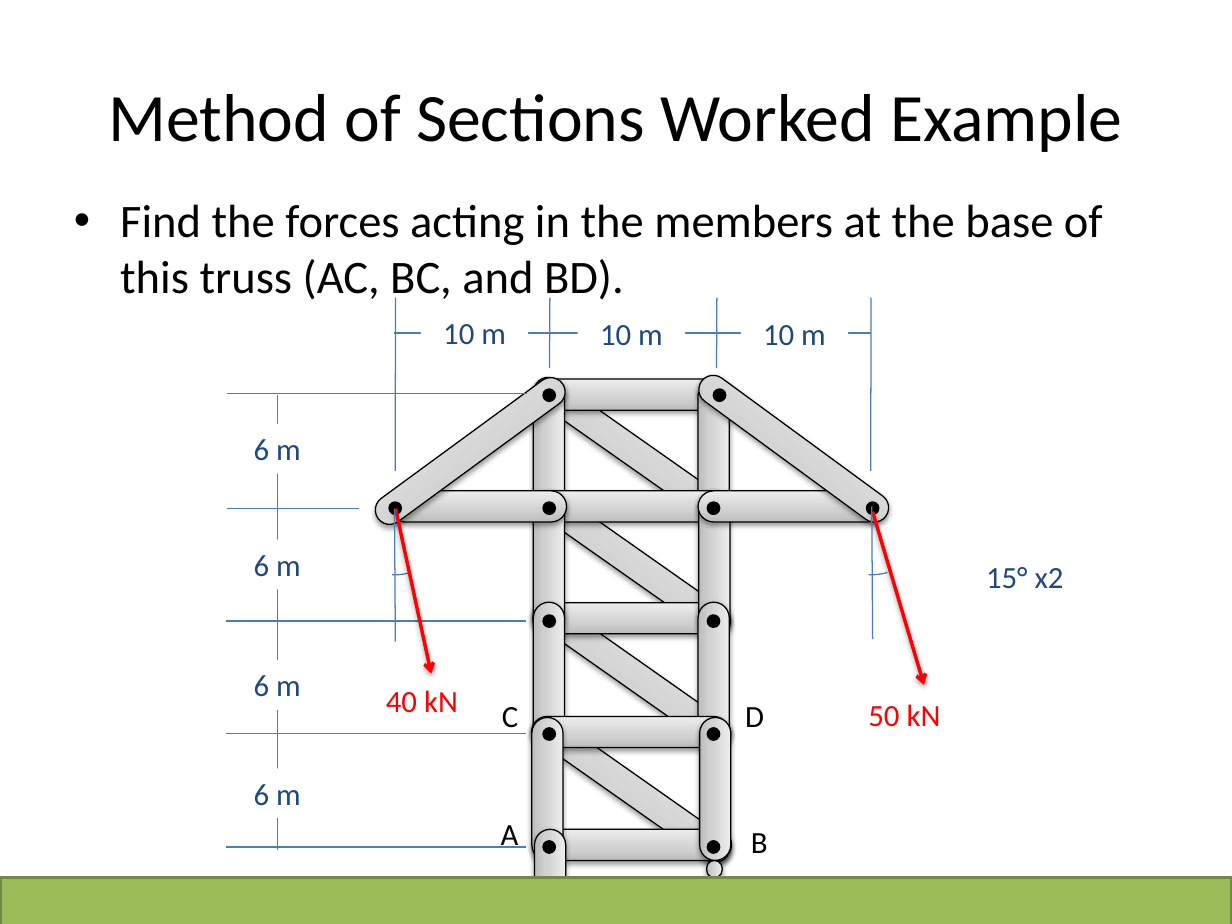
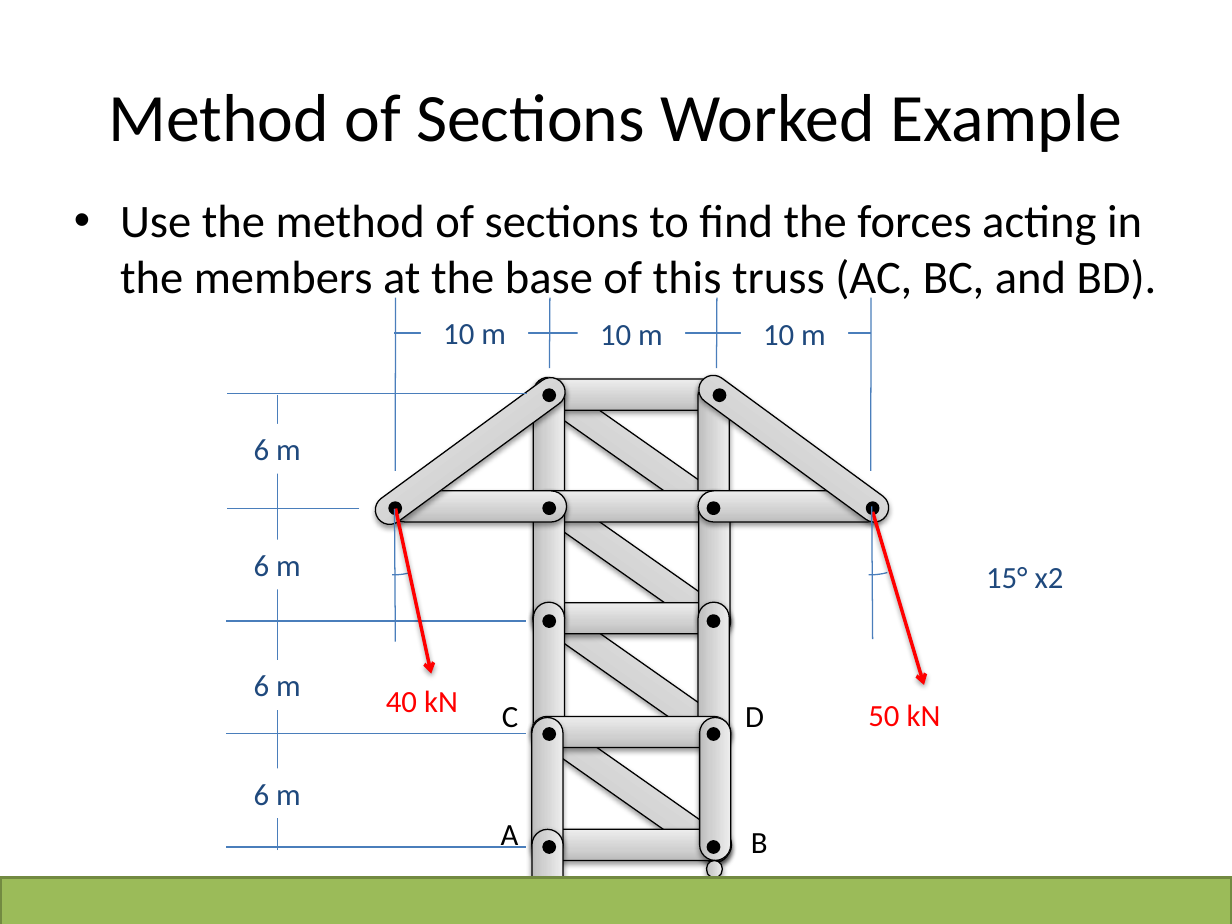
Before and after one commit to JacobMoore/mechanics_textbook, a slide deck: slide 19 of Lecture Slides/VideoLectureSlides/5.5.pptx. Drawn at 1232x924 pixels with LibreOffice and Linux fonts; fonts in the diff are those of the drawing. Boxes give left, top, right and bottom in pixels: in the first picture for what was removed or moved away, otherwise in the second. Text is boxed around its words. In the diff, an @@ line names an element or a change of style, - is before the commit and + after.

Commit message:
Added Worked Problems and Typo Fixes

```diff
--- a/Lecture Slides/VideoLectureSlides/5.5.pptx
+++ b/Lecture Slides/VideoLectureSlides/5.5.pptx
@@ text at [120, 204, 1157, 305]: text changed @@
-• Find the forces acting in the members at the base of this truss (AC, BC, and BD).
+• Use the method of sections to find the forces acting in the members at the base of this truss (AC, BC, and BD).
```
Also in this commit, not shown: 1 other slide changed, 2 slides added, 13 other files.
